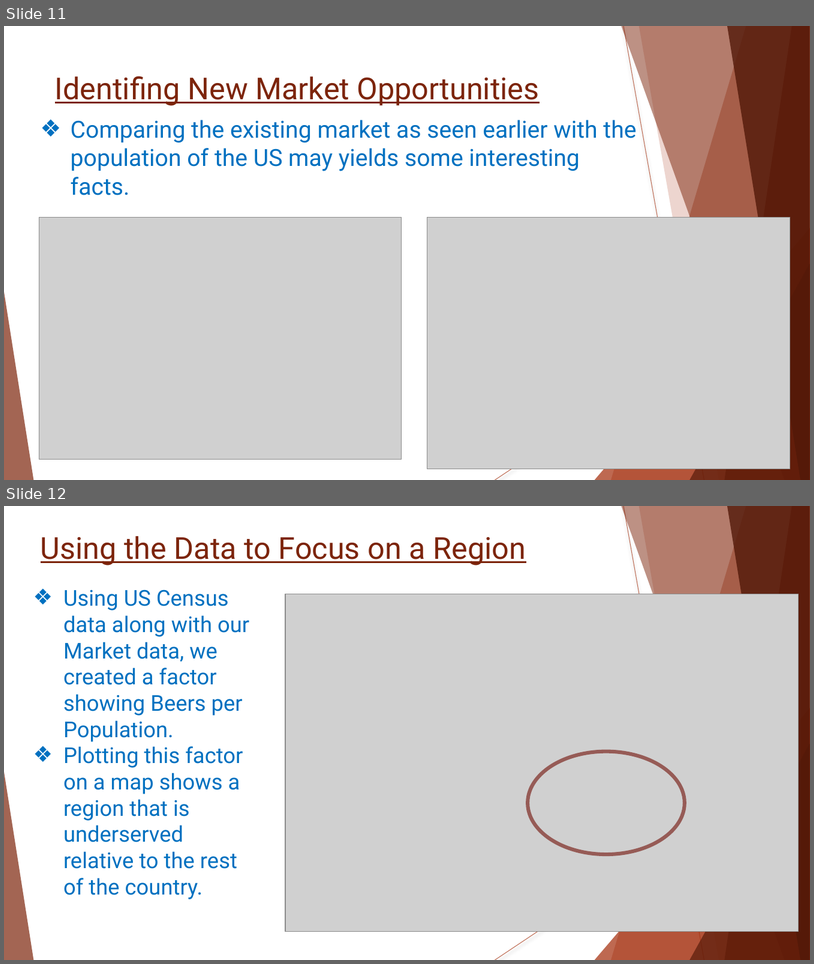
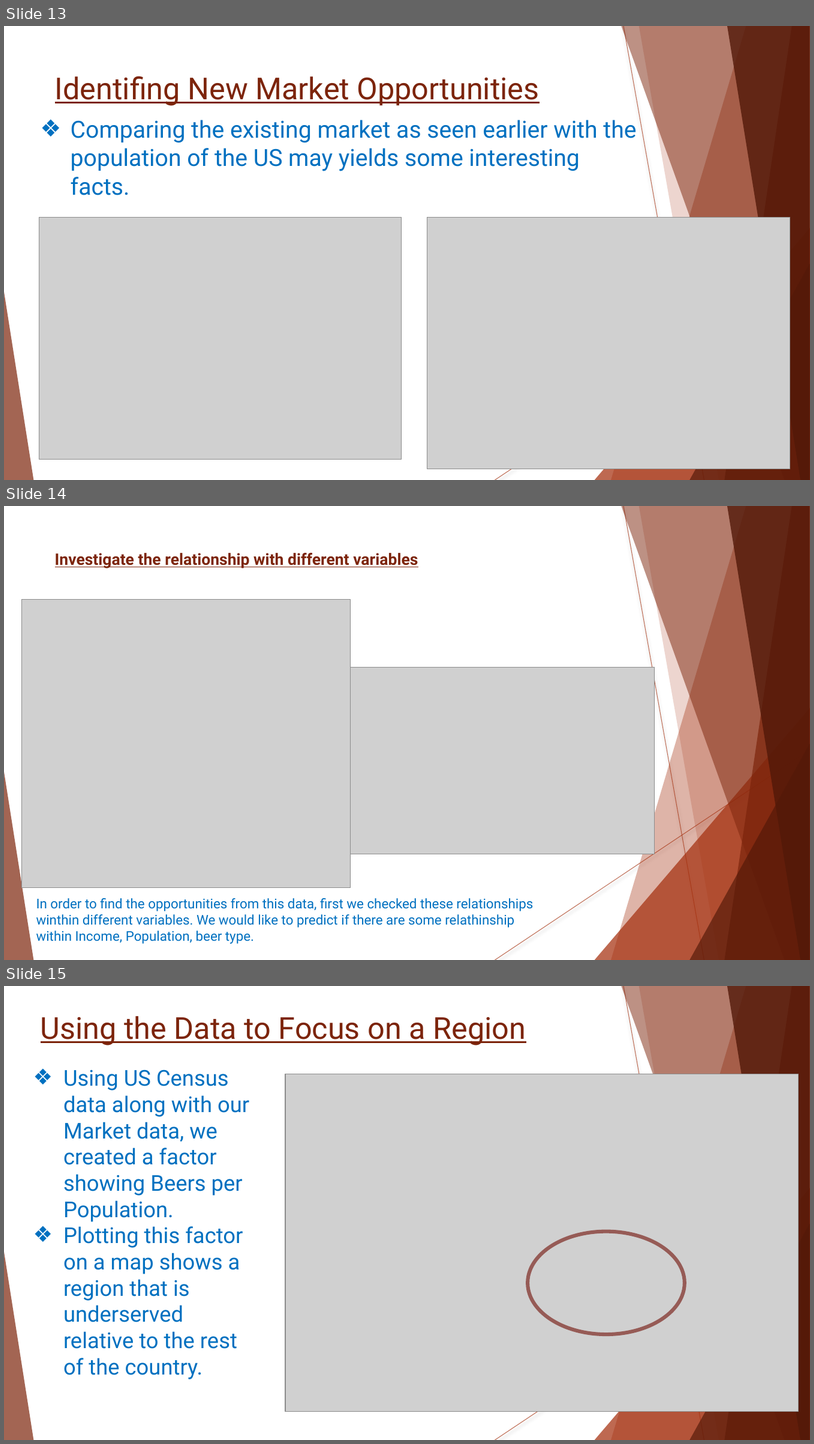
Before and after one commit to Wu-Sophia/BeerAnalysis, a slide deck: DataDynamos_BeerMarketingPresentation.pptx. Shown one above the other, each under a label of ours: slides 11 and 12 before the commit, slides 13, 14 and 15 after it. The pictures are 814x964 and 814x1444 pixels, drawn with LibreOffice and Linux fonts; fonts in the diff are those of the drawing; grey boxes stand for pictures. Boxes give left, top, right and bottom in pixels: in the first picture for what was removed or moved away, otherwise in the second. Text is boxed around its words. In the diff, an @@ line names an element or a change of style, - is before the commit and + after.

```diff
--- a/DataDynamos_BeerMarketingPresentation.pptx
+++ b/DataDynamos_BeerMarketingPresentation.pptx
@@ slide 14 added at (4,506,810,960), background #FFFFFF; not listed: 10 template elements that a slide beside it also shows @@
@@ title added at (55,553,418,568), 18.9 pt, text #7C240B, bold, underline @@
+Investigate the relationship with different variables
@@ picture added at (21,599,350,887) @@
@@ picture added at (351,667,655,854) @@
@@ text added at (36,898,533,943), 16 pt, text #0070C0 @@
+In order to find the opportunities from this data, first we checked these relationships winthin different variables. We would like to predict if there are some relathinship within Income, Population, beer type.
@@ what was slide 11 is now slide 13 @@
@@ what was slide 12 is now slide 15 @@
```
Also in this commit, not shown: 2 other slides added.
